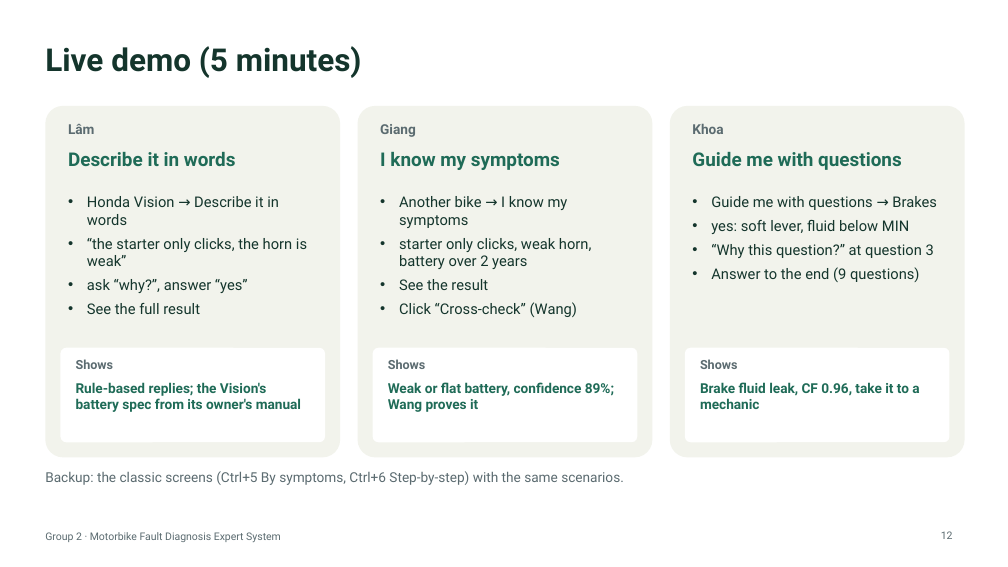
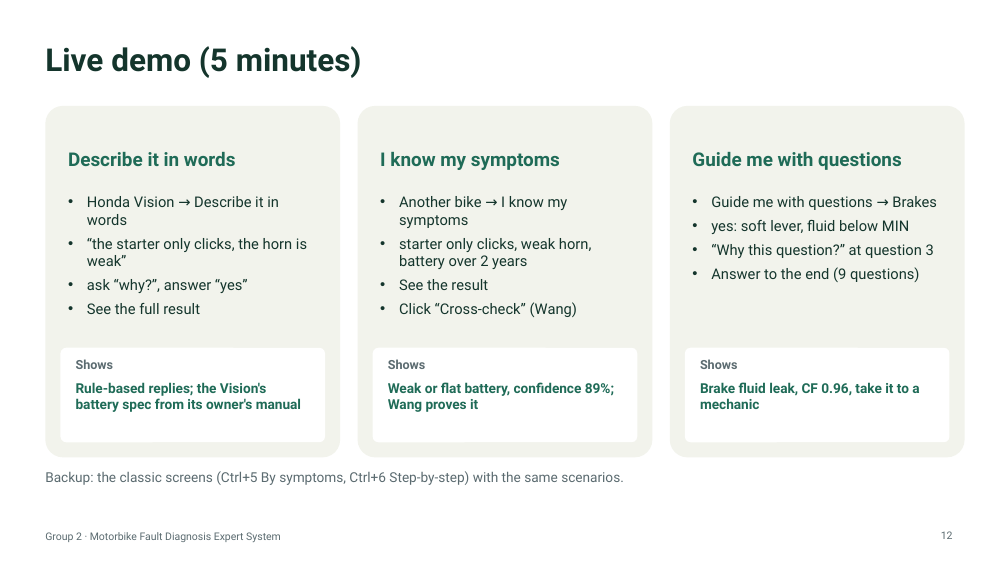
Before and after one commit to noway165/72ITAI30103_Team2_Motorbike_Expert_System, a slide deck: slide 12 of docs/slides/Group2_Presentation.pptx. Drawn at 1008x567 pixels with LibreOffice and Linux fonts; fonts in the diff are those of the drawing. Boxes give left, top, right and bottom in pixels: in the first picture for what was removed or moved away, otherwise in the second. Text is boxed around its words. In the diff, an @@ line names an element or a change of style, - is before the commit and + after.

Commit message:
Slides: the team's title and thank-you design (artwork from Group2_PresentationSlide.pdf), demo cards without names

```diff
--- a/docs/slides/Group2_Presentation.pptx
+++ b/docs/slides/Group2_Presentation.pptx
@@ text removed at <box>68,124,94,134</box> @@
-Lâm
@@ text removed at <box>380,124,416,137</box> @@
-Giang
@@ text removed at <box>692,124,723,134</box> @@
-Khoa
```
Also in this commit, not shown: 2 other slides changed, 3 other files.
